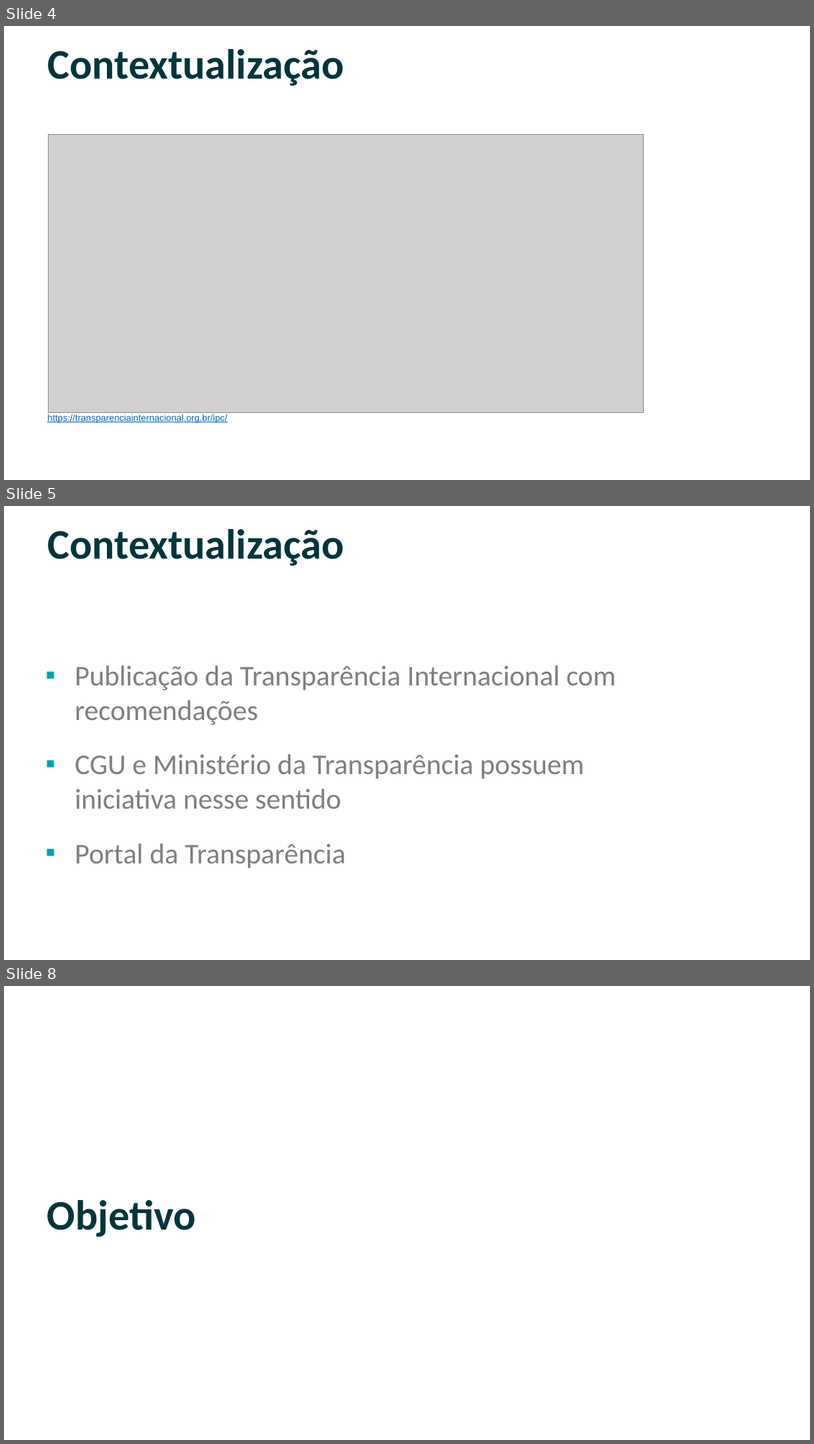
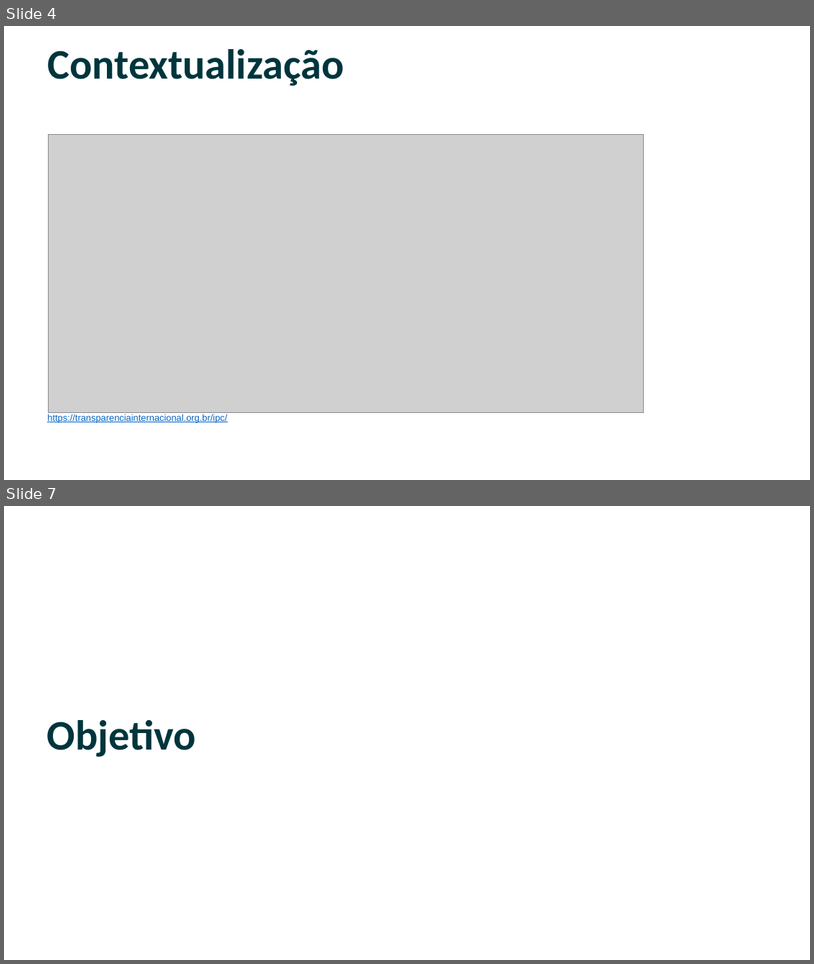
Before and after one commit to willsancheslima/tcc-puc-minas, a slide deck: doc/apresentacao.pptx. Shown one above the other, each under a label of ours: slides 4, 5 and 8 before the commit, slides 4 and 7 after it; the slides between them are not shown. The pictures are 814x1444 and 814x964 pixels, drawn with LibreOffice and Linux fonts; fonts in the diff are those of the drawing; grey boxes stand for pictures; background and template pictures are left out. Boxes give left, top, right and bottom in pixels: in the first picture for what was removed or moved away, otherwise in the second. Text is boxed around its words. In the diff, an @@ line names an element or a change of style, - is before the commit and + after.

```diff
--- a/doc/apresentacao.pptx
+++ b/doc/apresentacao.pptx
@@ slide 5 removed at [4,506,810,960], background #FFFFFF @@
@@ title removed at [48,529,345,566] @@
-Contextualização
@@ subtitle removed at [75,665,616,868] @@
-▪ Publicação da Transparência Internacional com recomendações
-▪ CGU e Ministério da Transparência possuem iniciativa nesse sentido
-▪ Portal da Transparência
@@ what was slide 8 is now slide 7 @@
```
Also in this commit, not shown: 9 slides changed, 22 other slides removed, 7 other files.
